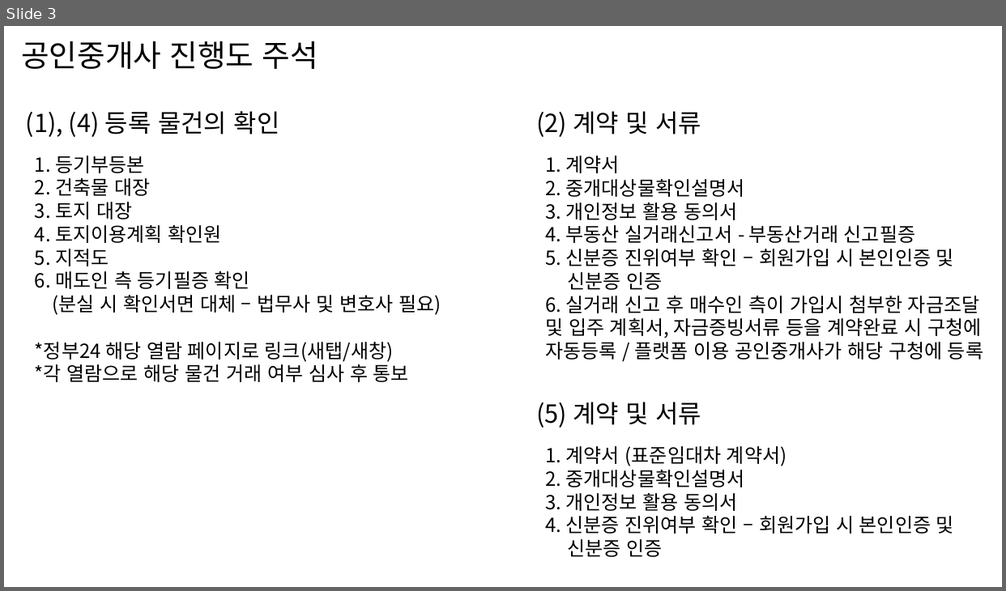
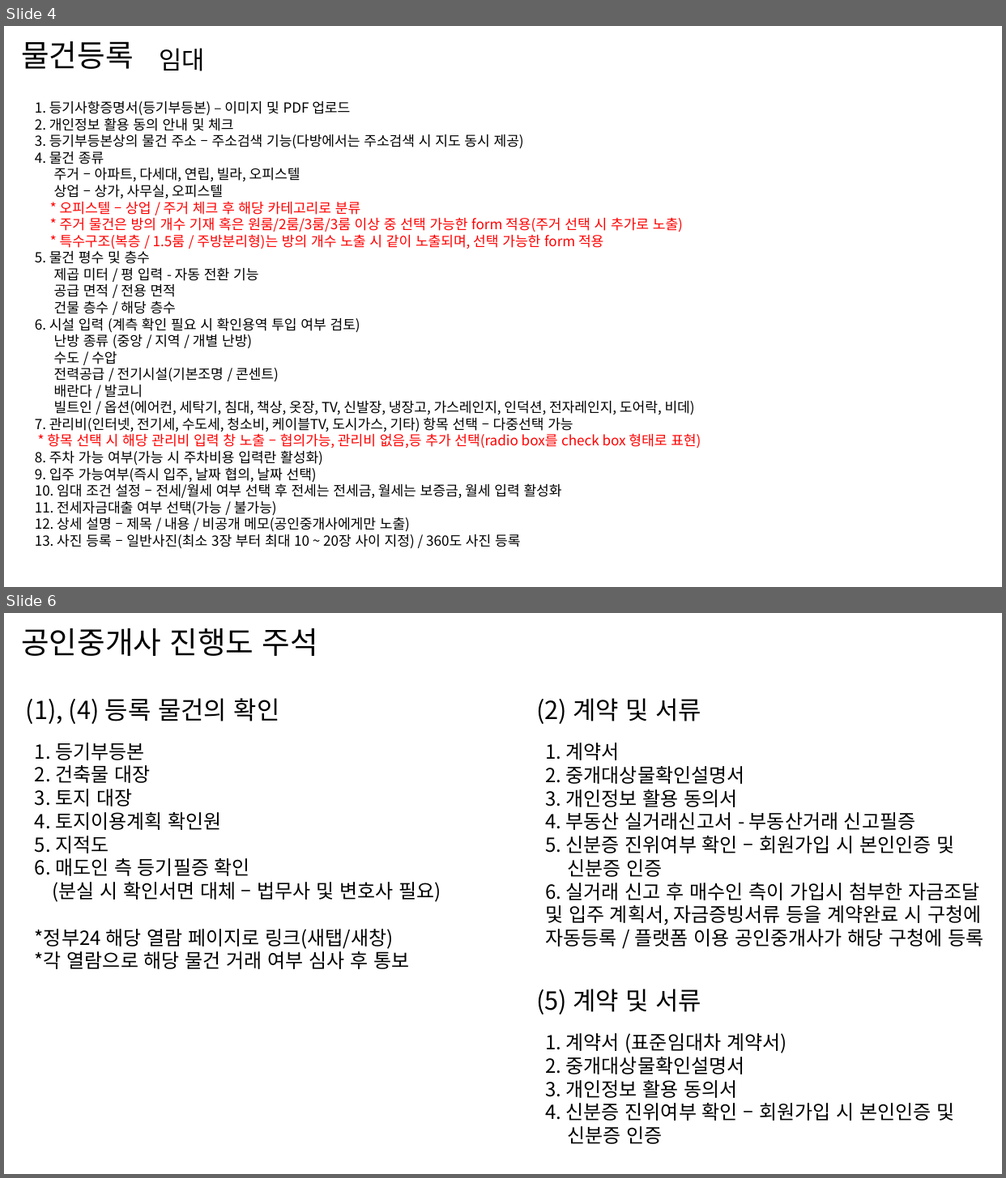
Before and after one commit to cl0cktree/fixability, a slide deck: 공용폴더/이용컨탠츠별페이지접근-계약.pptx. Shown one above the other, each under a label of ours: slide 3 before the commit, slides 4 and 6 after it; the slides between them are not shown. The pictures are 1006x591 and 1006x1178 pixels, drawn with LibreOffice and Linux fonts; fonts in the diff are those of the drawing. Boxes give left, top, right and bottom in pixels: in the first picture for what was removed or moved away, otherwise in the second. Text is boxed around its words. In the diff, an @@ line names an element or a change of style, - is before the commit and + after.

Commit message:
20210105_2
- 내용 보강.

```diff
--- a/공용폴더/이용컨탠츠별페이지접근-계약.pptx
+++ b/공용폴더/이용컨탠츠별페이지접근-계약.pptx
@@ slide 4 added at (4, 26, 1002, 587), background #FFFFFF @@
@@ text added at (21, 41, 133, 69), 22 pt, text #000000 @@
+물건등록
@@ text added at (159, 48, 205, 71), 18 pt, text #000000 @@
+임대
@@ text added at (35, 101, 701, 549), 10 pt, text #000000 @@
+1. 등기사항증명서(등기부등본) – 이미지 및 PDF 업로드
+2. 개인정보 활용 동의 안내 및 체크
+3. 등기부등본상의 물건 주소 – 주소검색 기능(다방에서는 주소검색 시 지도 동시 제공)
+4. 물건 종류
+주거 – 아파트, 다세대, 연립, 빌라, 오피스텔
+상업 – 상가, 사무실, 오피스텔
+* 오피스텔 – 상업 / 주거 체크 후 해당 카테고리로 분류
+* 주거 물건은 방의 개수 기재 혹은 원룸/2룸/3룸/3룸 이상 중 선택 가능한 form 적용(주거 선택 시 추가로 노출)
+* 특수구조(복층 / 1.5룸 / 주방분리형)는 방의 개수 노출 시 같이 노출되며, 선택 가능한 form 적용
+5. 물건 평수 및 층수
+제곱 미터 / 평 입력 - 자동 전환 기능
+공급 면적 / 전용 면적
+건물 층수 / 해당 층수
+6. 시설 입력 (계측 확인 필요 시 확인용역 투입 여부 검토)
+난방 종류 (중앙 / 지역 / 개별 난방)
+수도 / 수압
+전력공급 / 전기시설(기본조명 / 콘센트)
+배란다 / 발코니
+빌트인 / 옵션(에어컨, 세탁기, 침대, 책상, 옷장, TV, 신발장, 냉장고, 가스레인지, 인덕션, 전자레인지, 도어락, 비데)
+7. 관리비(인터넷, 전기세, 수도세, 청소비, 케이블TV, 도시가스, 기타) 항목 선택 – 다중선택 가능
+* 항목 선택 시 해당 관리비 입력 창 노출 – 협의가능, 관리비 없음,등 추가 선택(radio box를 check box 형태로 표현)
+8. 주차 가능 여부(가능 시 주차비용 입력란 활성화)
+9. 입주 가능여부(즉시 입주, 날짜 협의, 날짜 선택)
+10. 임대 조건 설정 – 전세/월세 여부 선택 후 전세는 전세금, 월세는 보증금, 월세 입력 활성화
+11. 전세자금대출 여부 선택(가능 / 불가능)
+12. 상세 설명 – 제목 / 내용 / 비공개 메모(공인중개사에게만 노출)
+13. 사진 등록 – 일반사진(최소 3장 부터 최대 10 ~ 20장 사이 지정) / 360도 사진 등록
@@ what was slide 3 is now slide 6 @@
```
Also in this commit, not shown: 2 slides changed, 2 other slides added.
